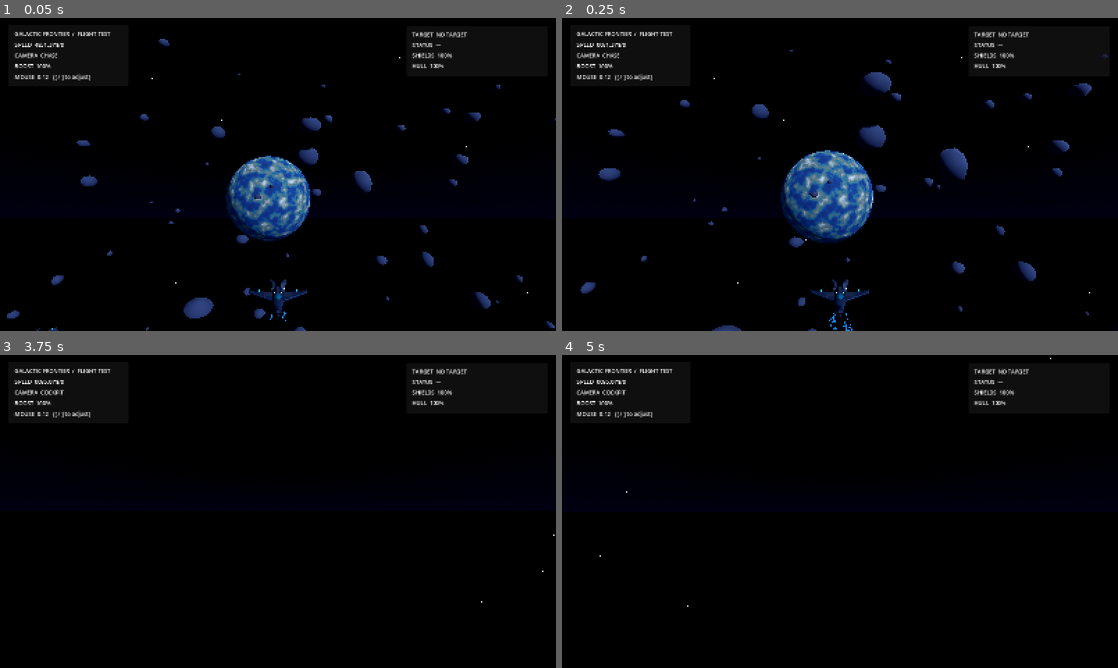
Above: before the commit, frames 1-4 (two rows, left to right).
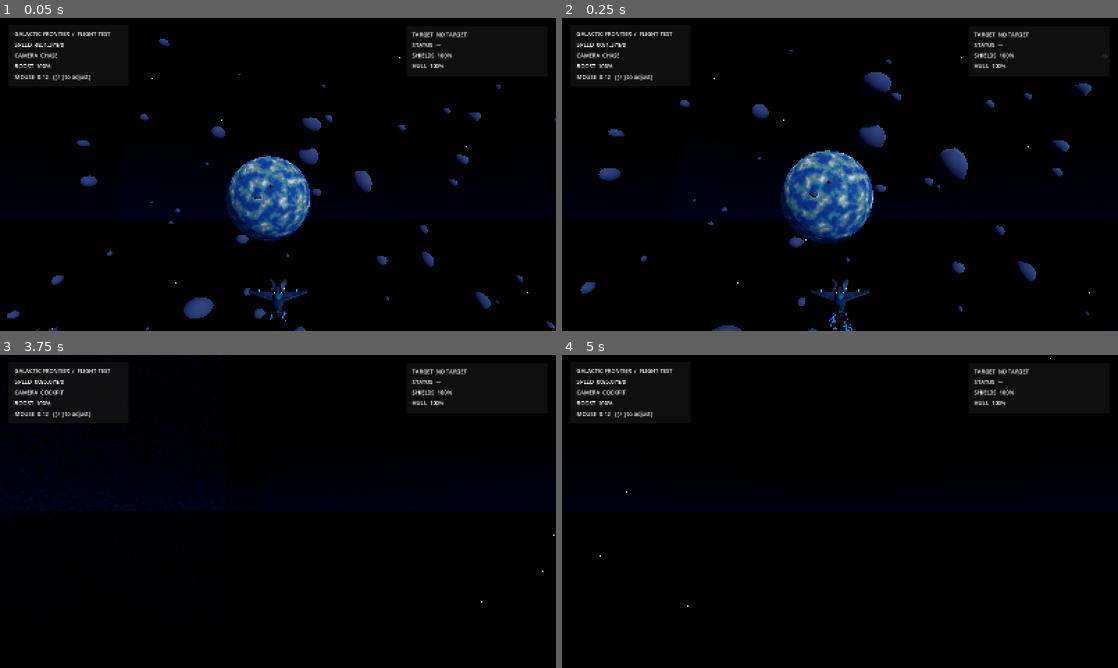
Above: after the commit, the same moments.

Repository: valdissor1990-ui/GALACTIC-FRONTIER
Game: Godot game, scene res://scenes/bootstrap/main.tscn
The game is run twice, just before and just after one commit, with the same random seed, the same clock (stepped at 60 frames per second) and the same inputs.
Inputs (mouse positions are in pixels of both pictures, inside the frame that each line leads up to):
- Up to frame 1 (0.05 s): no input
- Up to frame 2 (0.25 s): no input
- Up to frame 3 (3.75 s): move the mouse to (305, 511) at 0.52 s; hold Shift (boost) 0.53-1.28 s; hold W (move_forward) from 0.53 s (still down); move the mouse to (250, 511) at 1.27 s; click (250, 511) at 1.35 s; move the mouse to (289, 505) at 2.02 s; hold Y (target_clear) 2.03-2.78 s; move the mouse to (272, 517) at 2.77 s; tap T (target_lock) at 2.85 s; move the mouse to (316, 514) at 3.52 s; hold C (toggle_camera) from 3.53 s (still down)
- Up to frame 4 (5 s): keep holding W (move_forward); move the mouse to (795, 508) at 4.27 s; release C (toggle_camera) at 4.28 s; tap Shift (boost) at 4.35 s

The runs differ from the first frame. In frame 3, 0.4% of the frame differs, in the area x 0-41%, y 0-72%; in frame 4, nothing differs.
Error in both runs: Invalid access to property or key 'name' on a base object of type 'StandardMaterial3D'. (res://scripts/environment/enemy_visual_treatment.gd:25)

Commit message:
Add layered animated procedural nebula clouds

Diff:
--- a/scripts/environment/space_environment.gd
+++ b/scripts/environment/space_environment.gd
@@ -13,6 +13,7 @@
 	_rng.seed = 741_2026
 	_build_world_environment()
 	_build_starfield()
+	_build_nebulae()
 	_build_planet()
 	_build_asteroid_field()
 
@@ -91,6 +92,80 @@
 	add_child(_starfield)
 
 
+func _build_nebulae() -> void:
+	_add_nebula(
+		"AzureNebula",
+		Vector3(-138.0, 54.0, -465.0),
+		Vector2(310.0, 178.0),
+		Color(0.12, 0.34, 1.0, 0.24),
+		1138
+	)
+	_add_nebula(
+		"VioletNebula",
+		Vector3(158.0, -42.0, -520.0),
+		Vector2(270.0, 152.0),
+		Color(0.48, 0.16, 0.92, 0.18),
+		8821
+	)
+
+
+func _add_nebula(node_name: String, position: Vector3, dimensions: Vector2, tint: Color, seed_value: int) -> void:
+	var noise := FastNoiseLite.new()
+	noise.seed = seed_value
+	noise.noise_type = FastNoiseLite.TYPE_SIMPLEX
+	noise.fractal_type = FastNoiseLite.FRACTAL_FBM
+	noise.fractal_octaves = 6
+	noise.fractal_lacunarity = 2.1
+	noise.fractal_gain = 0.52
+	noise.frequency = 0.72
+
+	var noise_texture := NoiseTexture2D.new()
+	noise_texture.noise = noise
+	noise_texture.width = 512
+	noise_texture.height = 512
+	noise_texture.seamless = true
+	noise_texture.generate_mipmaps = true
+
+	var shader := Shader.new()
+	shader.code = """
+shader_type spatial;
+render_mode unshaded, blend_add, depth_draw_never, cull_disabled;
+
+uniform sampler2D nebula_noise : repeat_enable, filter_linear_mipmap;
+uniform vec4 nebula_tint : source_color = vec4(0.2, 0.4, 1.0, 0.2);
+
+void fragment() {
+	vec2 drift = vec2(TIME * 0.0015, -TIME * 0.0007);
+	vec2 uv_a = UV * vec2(2.3, 1.8) + drift;
+	vec2 uv_b = UV * vec2(4.1, 3.2) - drift * 0.7 + vec2(0.23, 0.41);
+	float broad = texture(nebula_noise, uv_a).r;
+	float detail = texture(nebula_noise, uv_b).r;
+	float cloud = broad * 0.72 + detail * 0.28;
+	float filaments = smoothstep(0.43, 0.79, cloud);
+	float wisps = smoothstep(0.55, 0.86, detail) * 0.22;
+	float alpha = clamp((filaments + wisps) * nebula_tint.a, 0.0, 0.30);
+	ALBEDO = nebula_tint.rgb;
+	EMISSION = nebula_tint.rgb * (0.45 + filaments * 1.8);
+	ALPHA = alpha;
+}
+"""
+	var material := ShaderMaterial.new()
+	material.shader = shader
+	material.set_shader_parameter("nebula_noise", noise_texture)
+	material.set_shader_parameter("nebula_tint", tint)
+
+	var quad := QuadMesh.new()
+	quad.size = dimensions
+	quad.material = material
+
+	var cloud := MeshInstance3D.new()
+	cloud.name = node_name
+	cloud.mesh = quad
+	cloud.position = position
+	cloud.rotation_degrees = Vector3(8.0, 0.0, -4.0)
+	add_child(cloud)
+
+
 func _build_planet() -> void:
 	var planet := MeshInstance3D.new()
 	planet.name = "Aurelia"
